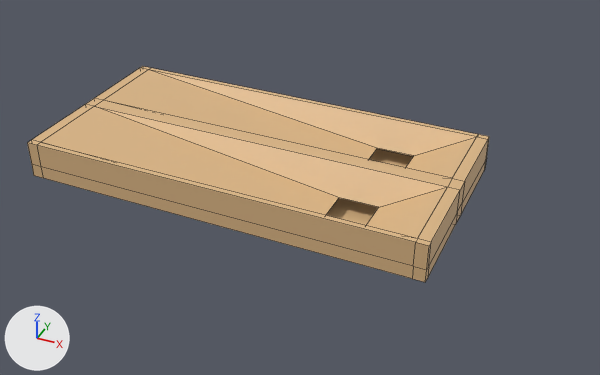
The Blender file src/assets/table.blend, before and after one commit.
One viewpoint serves both versions: a 50 mm lens placed at (5.52, -9.52, 6.32), pointed at (1.23, -0.17, -0.17). Lighting does not change. The marker at lower left points along +X, +Y and +Z. Mesh edges are drawn as thin lines.

Objects in the first picture: 'Table'.
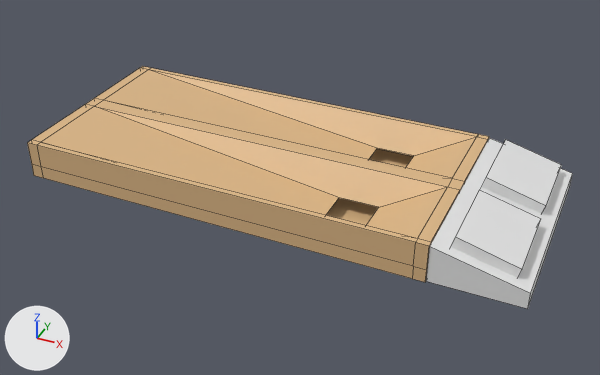
The change, as a list of edits to the scene's bpy script:
```text
Add me_cube_003:
    me_cube_003.from_pydata([(-0.599, -0.635, 0.065), (-0.599, -0.635, 0.33), (-0.599, 0.522, 0.065), (-0.599, 0.522, 0.33), (0.263, -0.635, 0.065), (0.263, -0.635, 0.33), (0.263, 0.522, 0.065), (0.263, 0.522, 0.33)], [], [(0, 1, 3, 2), (2, 3, 7, 6), (6, 7, 5, 4), (4, 5, 1, 0), (7, 3, 1, 5)])
Add me_cube:
    me_cube.from_pydata([(-0.63, -1.49, -0.27), (-0.63, -1.49, 0.27), (-0.63, 1.49, -0.27), (-0.63, 1.49, 0.27), (0.63, -1.49, -0.27), (0.63, -1.49, -0.03), (0.63, 1.49, -0.27), (0.63, 1.49, -0.03)], [], [(2, 3, 7, 6), (6, 7, 5, 4), (4, 5, 1, 0), (2, 6, 4, 0), (7, 3, 1, 5)])
Add ob_control_b:
    ob_control_b = bpy.data.objects.new('Control B', me_cube_003)
    ob_control_b.location = (4.31, 0.81, 0.0)
    ob_control_b.rotation_euler = (0.0, 0.262, 0.0)  # degrees (0, 15, 0)
Add ob_control_a:
    ob_control_a = bpy.data.objects.new('Control A', me_cube_003.copy())
    ob_control_a.location = (4.31, -0.69, 0.0)
    ob_control_a.rotation_euler = (0.0, 0.262, 0.0)  # degrees (0, 15, 0)
Add ob_controls:
    ob_controls = bpy.data.objects.new('Controls', me_cube)
    ob_controls.location = (4.18, 0.0, 0.09)
```

Changed parts and their boxes (x1, y1, x2, y2) in the pictures (600 x 375 px):
'Controls', added
    after: (426, 138, 573, 309)
'Control A', added
    after: (451, 190, 541, 278)
'Control B', added
    after: (482, 140, 562, 214)
